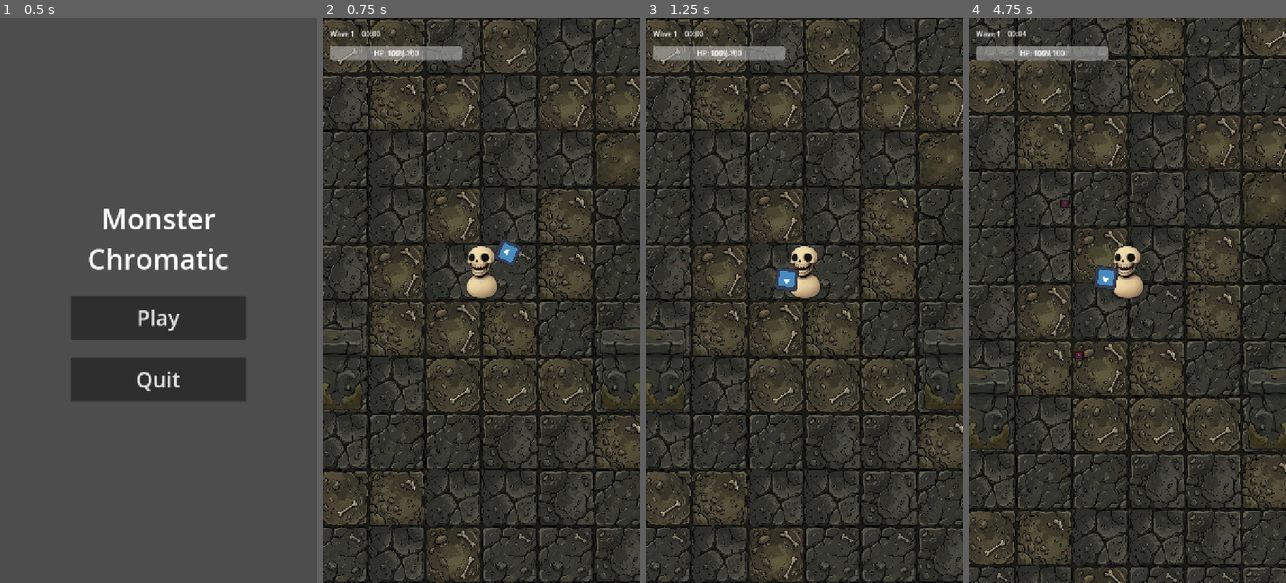
Above: before the commit, frames 1-4 (left to right).
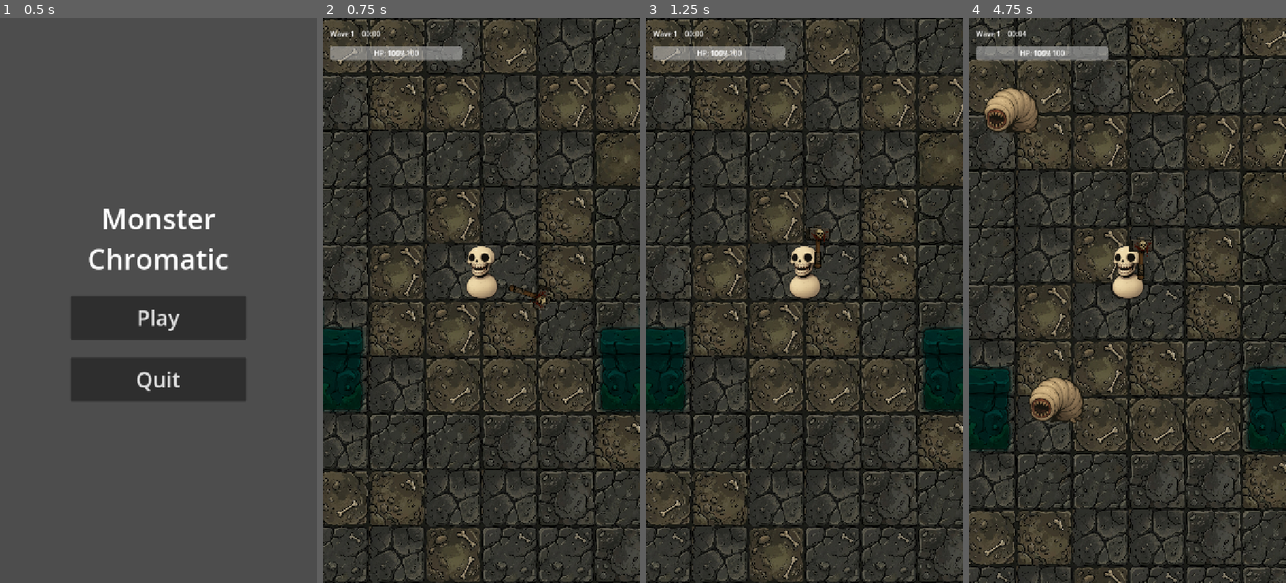
Above: after the commit, the same moments.

Repository: tntstupido/monsterchromatic
Game: Godot game, scene res://scenes/ui/MainMenu.tscn
Same seed, same stepped clock (60 frames per second), same inputs: the game is played once before the commit and once after it. The engine's default icon, where the game draws it, is replaced by a stand-in: a white triangle on a blue panel in a dark square.
Inputs (mouse positions are in pixels of both pictures, inside the frame that each line leads up to):
- Up to frame 1 (0.5 s): no input
- Up to frame 2 (0.75 s): click "Play" at 0.5 s
- Up to frame 3 (1.25 s): no input
- Up to frame 4 (4.75 s): drag from (1127, 396) to (1108, 277) at 1.27 s; drag from (1064, 328) to (1111, 413) at 2.02 s; move the mouse to (1159, 176) at 2.77 s; click (1159, 176) at 2.92 s; drag from (1111, 413) to (1032, 215) at 3.52 s; move the mouse to (1222, 385) at 4.27 s; click (1222, 385) at 4.42 s

Frame 1 is identical in both runs. In frame 2, 3.7% of the frame differs, in the area x 0-100%, y 39-70%; in frame 3, 3.7%; in frame 4, 5.8%, in the area x 0-100%, y 12-77%.

Commit message:
feat: Enemy setup, game balancing, and Hammer weapon polish
- Enemy: Added worm.png texture, adjusted collision (radius 50), enabled enemy-enemy collision
- Balancing: Enemy HP 25→30, Gun 12→10 dmg, Axe 25→15 dmg, Hammer 50→40 dmg, Spawner 1.4→2.0s
- Hammer: Added hammer.png texture, fixed rotation behavior, elliptical wobble (50-90 radius), impact animation (shake ±15px, scale 1.5x)
- Docs: Updated Roadmap.md and added 2025-11-27_Log.md

Diff:
--- a/scenes/enemy/Enemy.gd
+++ b/scenes/enemy/Enemy.gd
@@ -4,7 +4,7 @@
 
 @export var move_speed: float = 140.0
 @export var acceleration: float = 600.0
-@export var max_health: float = 25.0
+@export var max_health: float = 30.0
 @export var contact_damage: float = 10.0
 @export var contact_cooldown: float = 0.7
 
--- a/scenes/enemy/Enemy.tscn
+++ b/scenes/enemy/Enemy.tscn
@@ -1,20 +1,18 @@
 [gd_scene load_steps=4 format=3 uid="uid://enemy"]
 
 [ext_resource type="Script" path="res://scenes/enemy/Enemy.gd" id=1]
-[ext_resource type="Texture2D" path="res://icon.svg" id=2]
+[ext_resource type="Texture2D" uid="uid://worm_sprite" path="res://assets/enemies/Sprites/worm.png" id="2_worm"]
 
 [sub_resource type="CircleShape2D" id=1]
-radius = 16.0
+radius = 50.0
 
 [node name="Enemy" type="CharacterBody2D"]
 collision_layer = 2
-collision_mask = 1
+collision_mask = 3
 script = ExtResource(1)
 
 [node name="Sprite2D" type="Sprite2D" parent="."]
-texture = ExtResource(2)
-modulate = Color(0.9, 0.3, 0.3, 1)
-scale = Vector2(0.15, 0.15)
+texture = ExtResource("2_worm")
 
 [node name="CollisionShape2D" type="CollisionShape2D" parent="."]
 shape = SubResource(1)
--- a/scenes/main/Main.tscn
+++ b/scenes/main/Main.tscn
@@ -85,6 +85,7 @@
 [node name="FloorTiles" type="Node" parent="World"]
 
 [node name="WallsTileMapLayer" type="TileMapLayer" parent="World/FloorTiles"]
+modulate = Color(0, 0.62433267, 0.6243325, 1)
 tile_map_data = PackedByteArray("AAD+/wAAAAAAAAEAAAABAAAAAAAAAAEAABA=")
 tile_set = SubResource("TileSet_3km4f")
 
--- a/scenes/spawner/EnemySpawner.gd
+++ b/scenes/spawner/EnemySpawner.gd
@@ -3,10 +3,10 @@
 signal enemy_spawned(enemy)
 
 @export var enemy_scene: PackedScene
-@export var spawn_interval: float = 1.4
+@export var spawn_interval: float = 2.0
 @export var spawn_interval_min: float = 0.4
 @export var spawn_radius: float = 520.0
-@export var difficulty_ramp: float = 0.985
+@export var difficulty_ramp: float = 0.98
 
 var player: Node2D
 var spawn_root: Node
--- a/scenes/weapon/Axe.tscn
+++ b/scenes/weapon/Axe.tscn
@@ -10,7 +10,7 @@
 spread_degrees = 0.0
 projectile_scene = ExtResource("3")
 hide_visual_while_flying = true
-damage = 25.0
+damage = 15.0
 cooldown = 0.8
 
 [node name="Sprite2D" type="Sprite2D" parent="."]
--- a/scenes/weapon/Gun.tscn
+++ b/scenes/weapon/Gun.tscn
@@ -4,5 +4,5 @@
 
 [node name="Gun" type="Node2D"]
 script = ExtResource("1")
-damage = 12.0
-cooldown = 0.25
+damage = 10.0
+cooldown = 0.2
--- a/scenes/weapon/Hammer.tscn
+++ b/scenes/weapon/Hammer.tscn
@@ -1,7 +1,7 @@
 [gd_scene load_steps=4 format=3 uid="uid://hammer"]
 
-[ext_resource type="Script" path="res://scenes/weapon/HammerWeapon.gd" id="1"]
-[ext_resource type="Texture2D" uid="uid://6kb17k6g42" path="res://icon.svg" id="2"]
+[ext_resource type="Script" uid="uid://dj0op3p8mcvcd" path="res://scenes/weapon/HammerWeapon.gd" id="1"]
+[ext_resource type="Texture2D" uid="uid://b62un1e7bl1l7" path="res://assets/weapons/hammer.png" id="2_hammer"]
 
 [sub_resource type="CircleShape2D" id="1"]
 radius = 60.0
@@ -10,13 +10,13 @@
 script = ExtResource("1")
 swing_duration = 0.5
 swing_angle = 360.0
-damage = 50.0
-cooldown = 1.5
+damage = 40.0
+cooldown = 1.2
 
 [node name="Sprite2D" type="Sprite2D" parent="."]
-position = Vector2(60, 0)
+position = Vector2(3.8146973e-06, -51.999996)
 scale = Vector2(0.4, 0.4)
-texture = ExtResource("2")
+texture = ExtResource("2_hammer")
 
 [node name="Hitbox" type="Area2D" parent="."]
 collision_layer = 0
@@ -24,5 +24,5 @@
 monitoring = false
 
 [node name="CollisionShape2D" type="CollisionShape2D" parent="Hitbox"]
-position = Vector2(60, 0)
+position = Vector2(0, -60)
 shape = SubResource("1")
--- a/scenes/weapon/HammerWeapon.gd
+++ b/scenes/weapon/HammerWeapon.gd
@@ -1,31 +1,82 @@
 extends "res://scenes/weapon/MeleeWeapon.gd"
 
-@export var min_radius: float = 40.0
-@export var max_radius: float = 80.0
+@export var min_radius: float = 50.0
+@export var max_radius: float = 90.0
 @export var wobble_speed: float = 5.0
+@export var fixed_starting_rotation: float = 0.0 # Fixed rotation in radians (0 = right)
+@export var hit_pause_duration: float = 0.08 # Duration of hitstop on impact
 
 var _time: float = 0.0
+var _base_sprite_offset: Vector2
+var _base_hitbox_offset: Vector2
+var _current_tween: Tween = null
+
+func _ready() -> void:
+	super._ready()
+	# Set to fixed starting rotation
+	rotation = fixed_starting_rotation
+
+	# Remember base offsets from scene
+	if _sprite:
+		_base_sprite_offset = _sprite.position
+	if _hitbox:
+		for child in _hitbox.get_children():
+			if child is Node2D:
+				_base_hitbox_offset = child.position
+				break
+
+func _perform_attack(_direction: Vector2) -> void:
+	# Always spin from fixed starting position, ignore direction
+	if _hitbox:
+		_hitbox.monitoring = true
+		_current_tween = create_tween()
+		# Spin 360 degrees and return to starting position
+		_current_tween.tween_property(self, "rotation", fixed_starting_rotation + TAU, swing_duration)
+		_current_tween.tween_callback(func():
+			_hitbox.monitoring = false
+			rotation = fixed_starting_rotation # Reset to starting rotation
+			_current_tween = null
+		)
+
+func _on_body_entered(body: Node) -> void:
+	# Call parent to handle damage
+	super._on_body_entered(body)
+
+	# Add impact feedback
+	if body.is_in_group("enemy"):
+		_apply_hit_pause()
+
+func _apply_hit_pause() -> void:
+	# Create shake and scale effect without pausing rotation
+	if _sprite:
+		var shake_tween = create_tween().set_parallel(true)
+
+		# Scale up then back down (slower, more visible)
+		shake_tween.tween_property(_sprite, "scale", _sprite.scale * 1.5, 0.1)
+		shake_tween.chain().tween_property(_sprite, "scale", Vector2(0.4, 0.4), 0.1)
+
+		# Stronger shake effect (larger random offset)
+		var shake_offset = Vector2(randf_range(-15, 15), randf_range(-15, 15))
+		var original_pos = _sprite.position
+		shake_tween.tween_property(_sprite, "position", original_pos + shake_offset, 0.04)
+		shake_tween.chain().tween_property(_sprite, "position", original_pos, 0.04)
 
 func _process(delta: float) -> void:
 	super._process(delta)
 
-	# Only apply wobble if we are attacking (rotating)
-	# MeleeWeapon rotates the parent node.
-	# We want to move the children (Sprite/Hitbox) in and out to create an ellipse/wobble.
-
-	if _hitbox and _hitbox.monitoring: # monitoring is true during attack in MeleeWeapon
+	# Apply wobble effect during attack to create elliptical motion
+	if _hitbox and _hitbox.monitoring:
 		_time += delta * wobble_speed
 		var current_radius = lerp(min_radius, max_radius, (sin(_time) + 1.0) / 2.0)
 
-		# Update positions of visual and hitbox
+		# Calculate scale factor based on base offset length and current radius
+		var base_length = _base_sprite_offset.length()
+		var scale_factor = current_radius / base_length if base_length > 0 else 1.0
+
+		# Update positions of sprite and hitbox
 		if _sprite:
-			_sprite.position.x = current_radius
+			_sprite.position = _base_sprite_offset * scale_factor
 		if _hitbox:
-			# Hitbox collision shape is usually offset, or the hitbox itself is.
-			# In Hammer.tscn, CollisionShape2D is at (60, 0).
-			# We should probably move the CollisionShape2D or the Hitbox children.
-			# Let's check how Hammer.tscn is structured.
-			# Hitbox is at (0,0), CollisionShape2D is at (60,0).
 			for child in _hitbox.get_children():
 				if child is Node2D:
-					child.position.x = current_radius
+					child.position = _base_hitbox_offset * scale_factor
Binary file added: assets/weapons/axe.png
Not shown, added: assets/weapons/axe.png.import
Binary file added: assets/weapons/axe_raw.png
Not shown, added: assets/weapons/axe_raw.png.import
Binary file added: assets/weapons/hammer.png
Not shown, added: assets/weapons/hammer.png.import
Not shown, added: Documents/2025-11-27_Log.md
Not shown, changed: Documents/Roadmap.md
